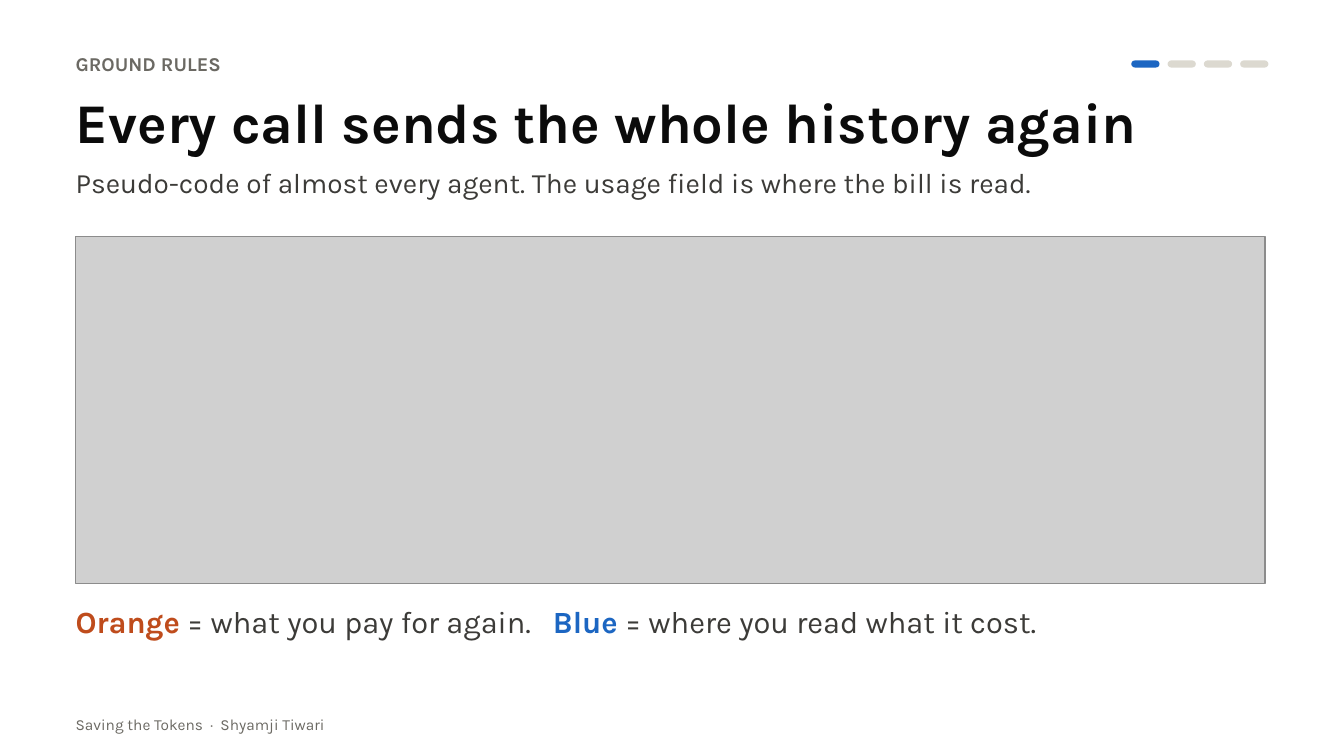
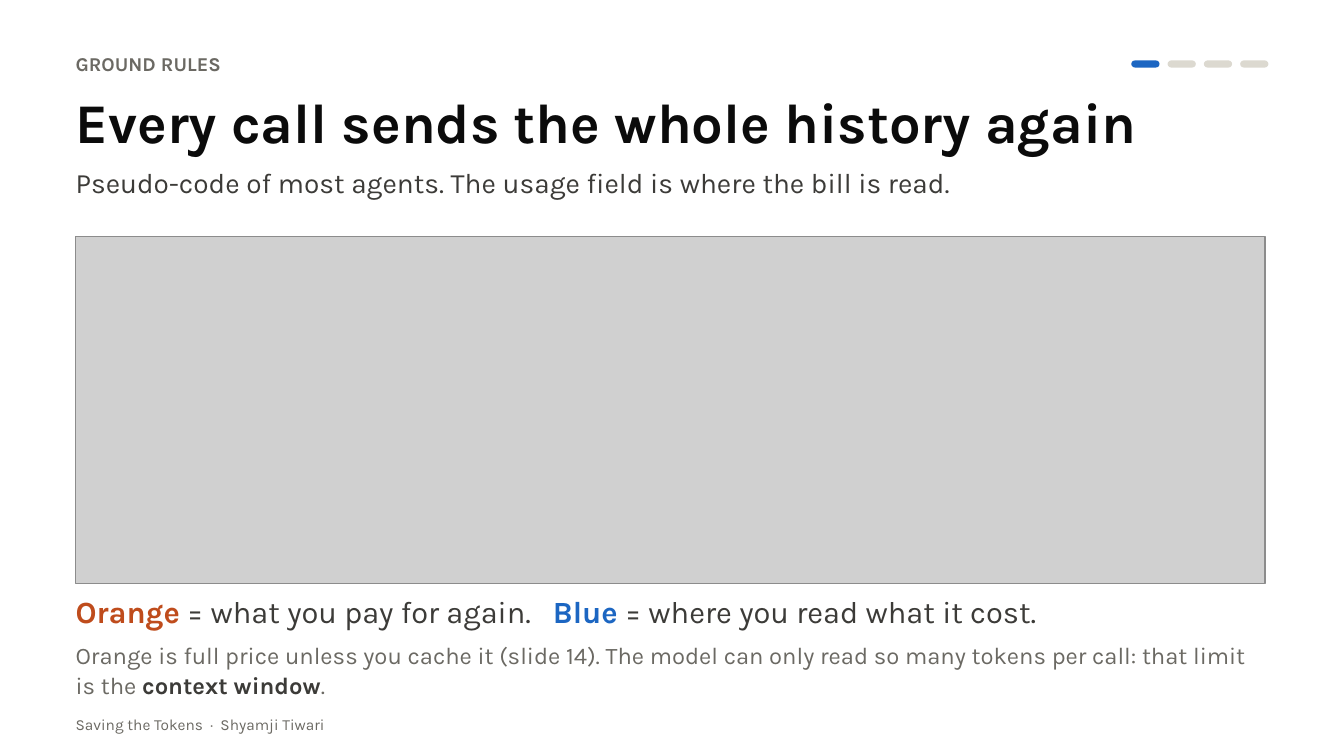
Before and after one commit to SwarnaRavali/agentic-ai-26, a slide deck: slide 5 of Saving-the-Tokens/slides/Saving_the_Tokens.pptx. Drawn at 1344x756 pixels with LibreOffice and Linux fonts; fonts in the diff are those of the drawing; grey boxes stand for pictures. Boxes give left, top, right and bottom in pixels: in the first picture for what was removed or moved away, otherwise in the second. Text is boxed around its words. In the diff, an @@ line names an element or a change of style, - is before the commit and + after.

Commit message:
Saving the Tokens: Colab-first setup, corrected numbers, new slides and scripts

```diff
--- a/Saving-the-Tokens/slides/Saving_the_Tokens.pptx
+++ b/Saving-the-Tokens/slides/Saving_the_Tokens.pptx
@@ text at (76,173,950,200): text changed @@
-Pseudo-code of almost every agent. The usage field is where the bill is read.
+Pseudo-code of most agents. The usage field is where the bill is read.
@@ text "Orange = what you pay ...": place and size @@
-text "Orange = what you pay ..." at (76,612,1036,641)
+text "Orange = what you pay ..." at (76,602,1245,695)
@@ text at (76,602,1036,631): more space between paragraphs @@
@@ text at (76,647,1245,695): paragraph added @@
+Orange is full price unless you cache it (slide 14). The model can only read so many tokens per call: that limit is the context window.
```
Also in this commit, not shown: 17 other slides changed, 11 other files.
